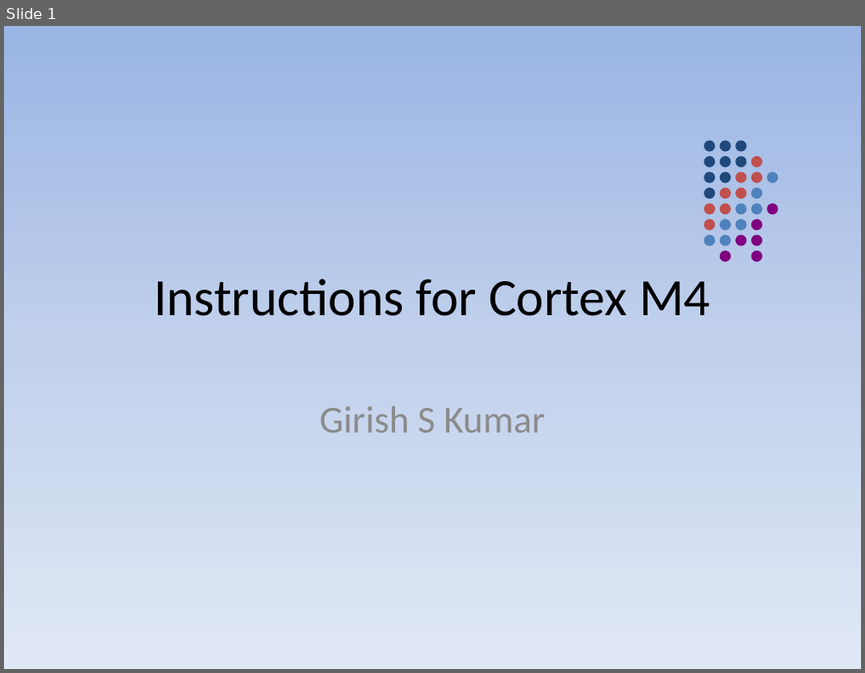
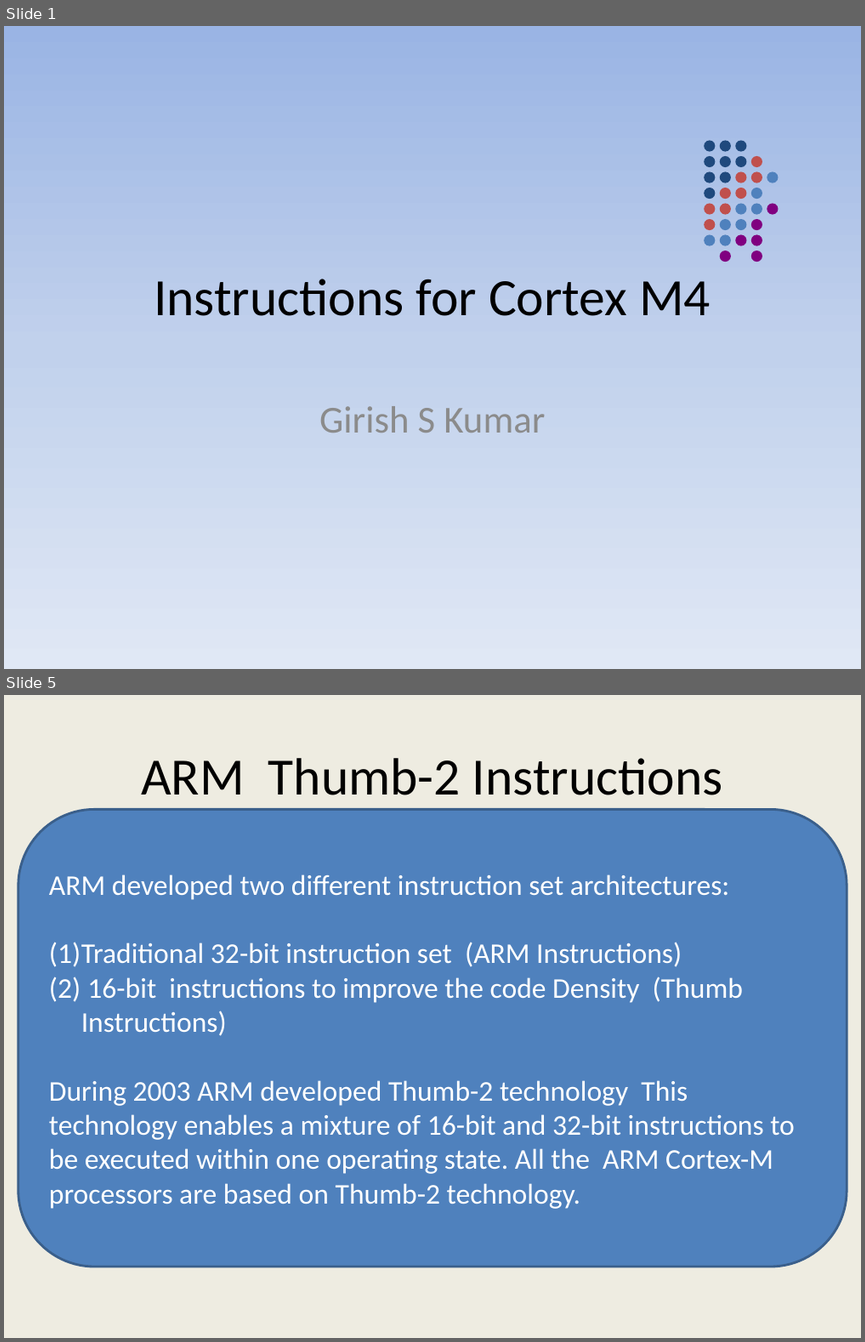
Before and after one commit to girishsukukumar/ARM-Architecture, a slide deck: Module-5.pptx. Shown one above the other, each under a label of ours: slide 1 before the commit, slides 1 and 5 after it; the slides between them are not shown. The pictures are 865x673 and 865x1342 pixels, drawn with LibreOffice and Linux fonts; fonts in the diff are those of the drawing. Boxes give left, top, right and bottom in pixels: in the first picture for what was removed or moved away, otherwise in the second. Text is boxed around its words. In the diff, an @@ line names an element or a change of style, - is before the commit and + after.

```diff
--- a/Module-5.pptx
+++ b/Module-5.pptx
@@ slide 5 added at (x1=4, y1=695, x2=861, y2=1338), background #EEECE1 @@
@@ title added at (x1=141, y1=758, x2=723, y2=795), 44 pt, text #000000 @@
+ARM Thumb-2 Instructions
@@ rounded rectangle added at (x1=18, y1=809, x2=847, y2=1265), fill #4F81BD, outline #3A5F8C 2 pt, 24 pt, text #FFFFFF @@
+ARM developed two different instruction set architectures:
+(1) Traditional 32-bit instruction set (ARM Instructions)
+(2) 16-bit instructions to improve the code Density (Thumb Instructions)
+During 2003 ARM developed Thumb-2 technology This technology enables a mixture of 16-bit and 32-bit instructions to be executed within one operating state. All the ARM Cortex-M processors are based on Thumb-2 technology.
```
Also in this commit, not shown: 4 slides changed, 15 other slides added.
